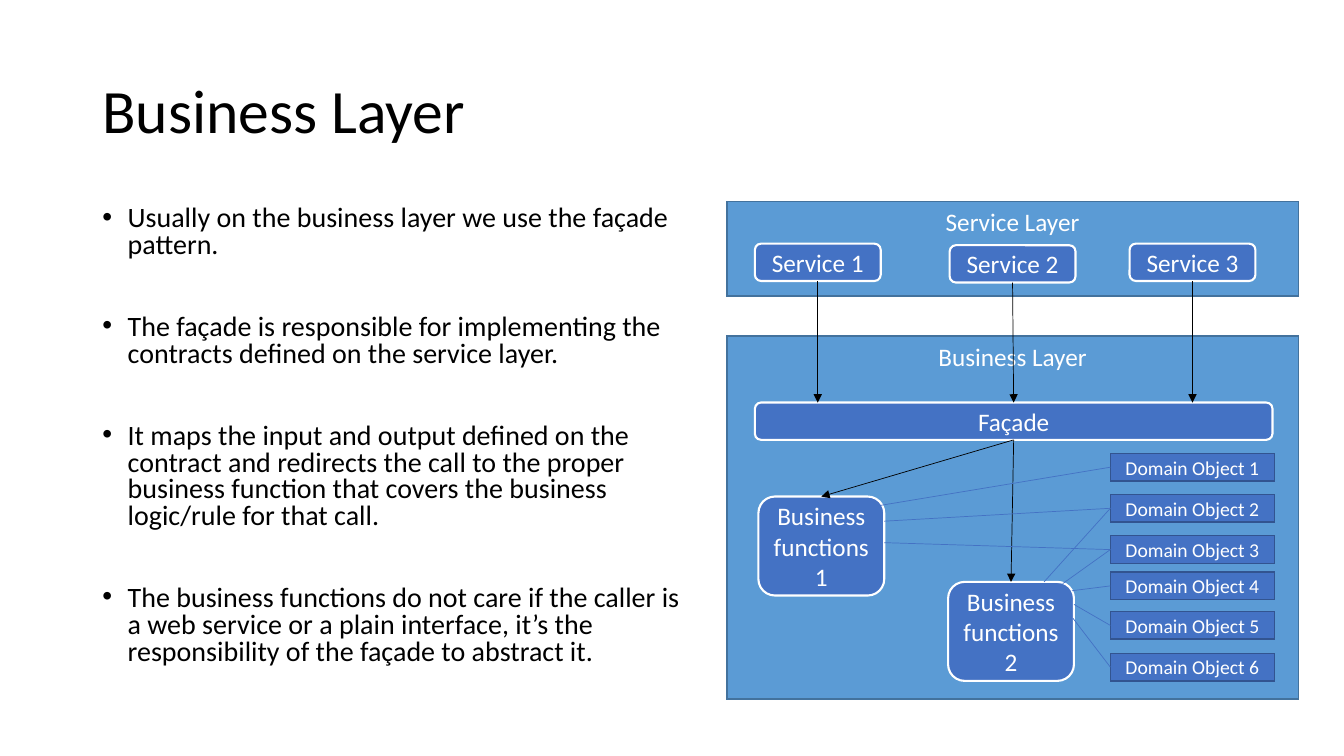
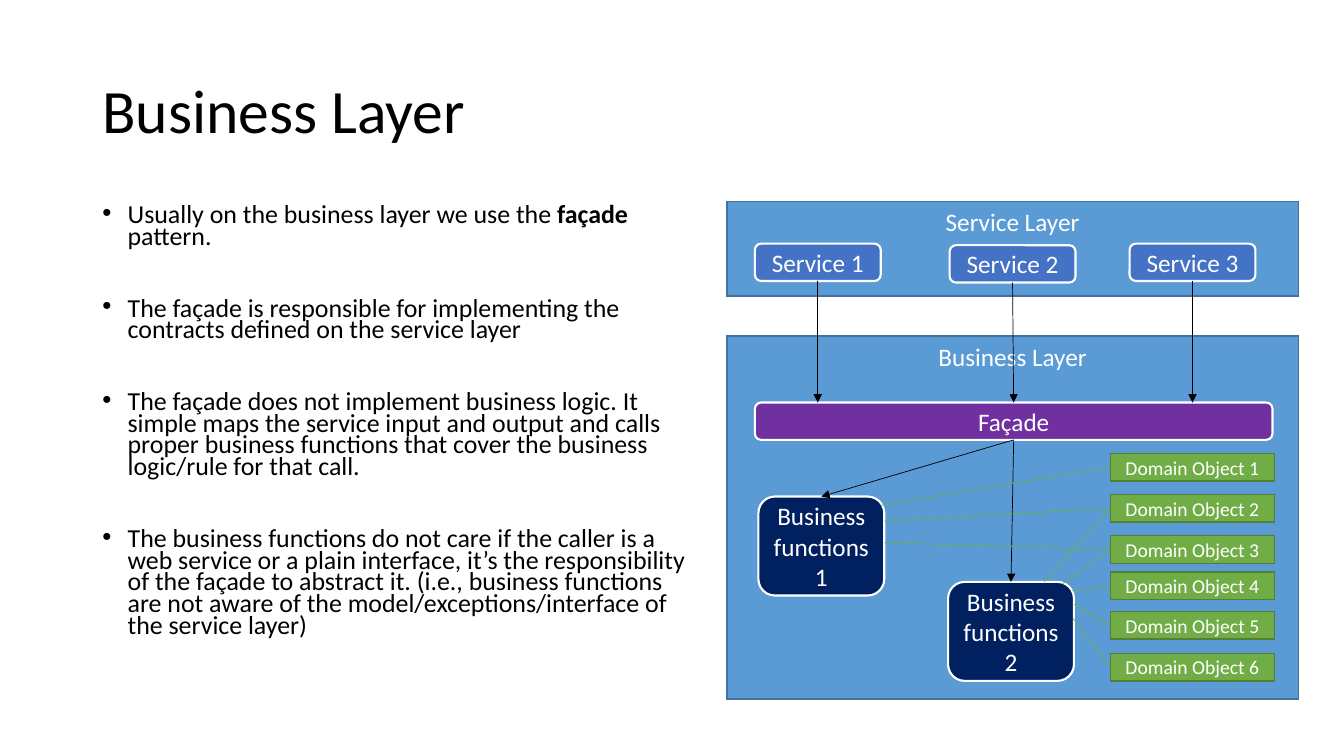
Before and after one commit to fnmps/multilayer-java-template, a slide deck: slide 9 of multilayer-template/Documentation/Multilayer applications.pptx. Drawn at 1344x756 pixels with LibreOffice and Linux fonts; fonts in the diff are those of the drawing. Boxes give left, top, right and bottom in pixels: in the first picture for what was removed or moved away, otherwise in the second. Text is boxed around its words. In the diff, an @@ line names an element or a change of style, - is before the commit and + after.

```diff
--- a/multilayer-template/Documentation/Multilayer applications.pptx
+++ b/multilayer-template/Documentation/Multilayer applications.pptx
@@ text at (128,204,628,250): size 20 to 18.5 pt in "Usually on the business layer we use ..."; bold on in "façade"; line spacing 0.8 to 0.7 @@
@@ text at (128,299,684,639): text changed; size 20 to 18.5 pt @@
-• The façade is responsible for implementing the contracts defined on the service layer.
-• It maps the input and output defined on the contract and redirects the call to the proper business function that covers the business logic/rule for that call.
-• The business functions do not care if the caller is a web service or a plain interface, it’s the responsibility of the façade to abstract it.
+• The façade is responsible for implementing the contracts defined on the service layer
+• The façade does not implement business logic. It simple maps the service input and output and calls proper business functions that cover the business logic/rule for that call.
+• The business functions do not care if the caller is a web service or a plain interface, it’s the responsibility of the façade to abstract it. (i.e., business functions are not aware of the model/exceptions/interface of the service layer)
@@ rounded rectangle "Façade" at (755,402,1272,440): fill #4472C4 to #7030A0 @@
@@ line (881, 505) - (1111, 468): stroke #4472C4 0.5 pt to #70AD47 0.5 pt @@
@@ rounded rectangle "Business functions 1" at (758,497,884,596): fill #4472C4 to #002060 @@
@@ line (884, 521) - (1111, 508): stroke #4472C4 0.5 pt to #70AD47 0.5 pt @@
@@ line (1045, 582) - (1111, 508): stroke #4472C4 0.5 pt to #70AD47 0.5 pt @@
@@ line (884, 542) - (1111, 549): stroke #4472C4 0.5 pt to #70AD47 0.5 pt @@
@@ line (1063, 584) - (1111, 549): stroke #4472C4 0.5 pt to #70AD47 0.5 pt @@
@@ rounded rectangle "Business functions 2" at (949,582,1075,681): fill #4472C4 to #002060 @@
@@ line (1073, 591) - (1111, 586): stroke #4472C4 0.5 pt to #70AD47 0.5 pt @@
@@ line (1073, 618) - (1111, 667): stroke #4472C4 0.5 pt to #70AD47 0.5 pt @@
@@ line (1074, 605) - (1111, 625): stroke #4472C4 0.5 pt to #70AD47 0.5 pt @@
@@ fill #4472C4 to #70AD47; outline #325491 1 pt to #538035 1 pt in 6 elements at (1111,454,1275,481), (1111,495,1275,522), (1111,536,1275,564), (1111,573,1275,600), (1111,612,1275,639), (1111,653,1275,681) @@
```
Also in this commit, not shown: 5 other slides changed, 2 slides added, 7 other files.
